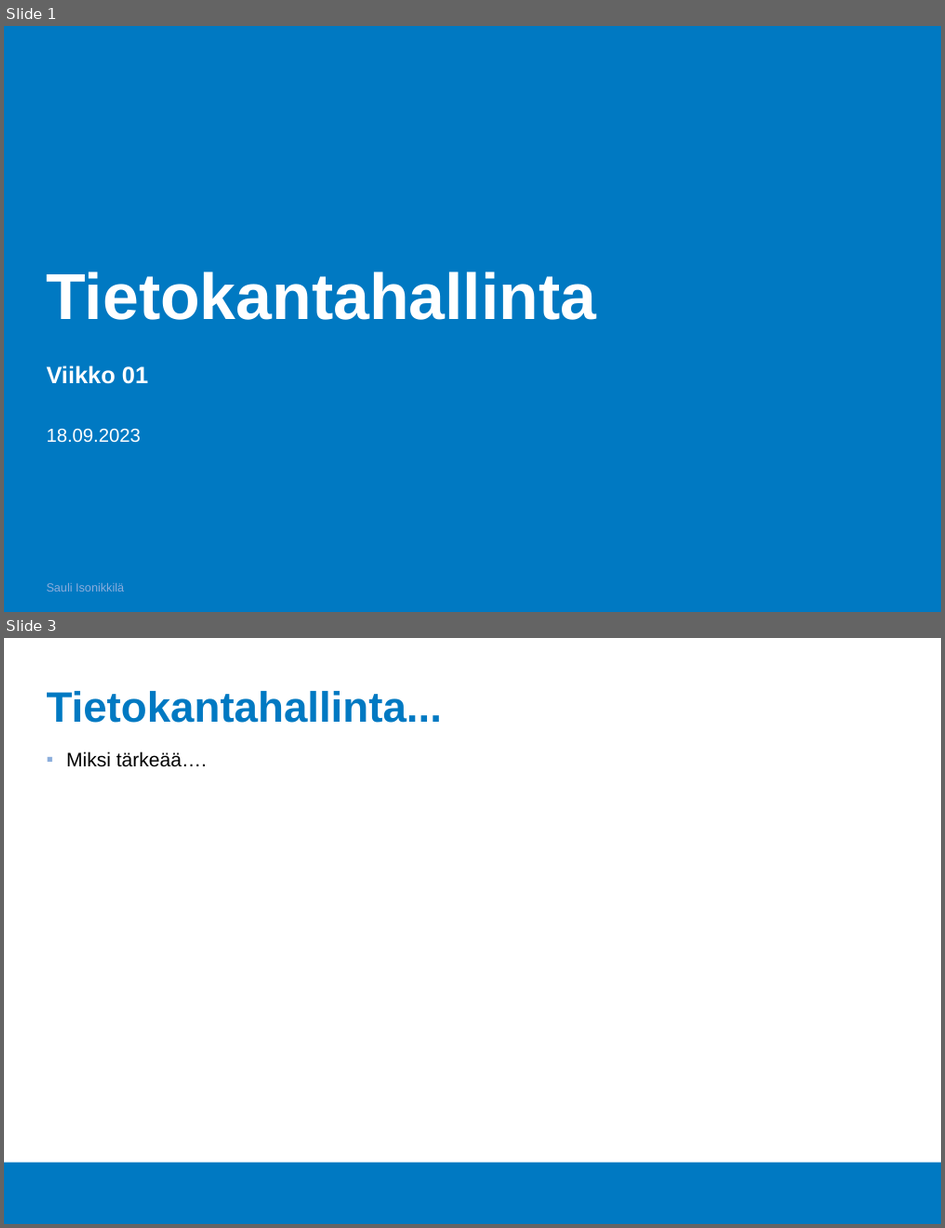
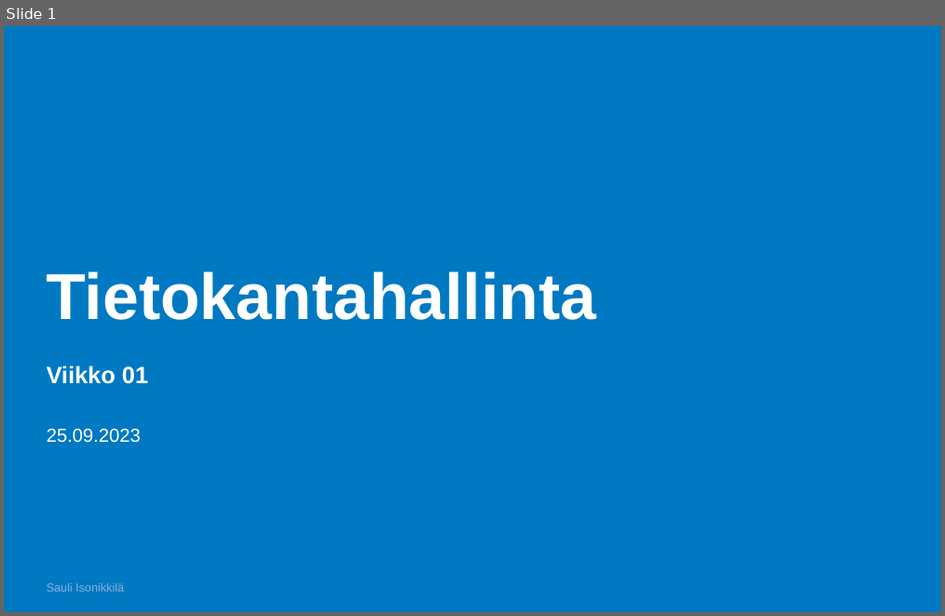
Before and after one commit to Tietokantahallinta/Tietokantahallinta.github.io, a slide deck: luennot/viikko01/Luentokalvot_01.odp. Shown one above the other, each under a label of ours: slides 1 and 3 before the commit, slide 1 after it; the slides between them are not shown. The pictures are 945x1228 and 945x616 pixels, drawn with LibreOffice and Linux fonts; fonts in the diff are those of the drawing; background and template pictures are left out. Boxes give left, top, right and bottom in pixels: in the first picture for what was removed or moved away, otherwise in the second. Text is boxed around its words. In the diff, an @@ line names an element or a change of style, - is before the commit and + after.

```diff
--- a/luennot/viikko01/Luentokalvot_01.odp
+++ b/luennot/viikko01/Luentokalvot_01.odp
@@ slide 3 removed at (4,638,941,1224), background #FFFFFF; not listed: 1 template element that a slide beside it also shows @@
@@ title removed at (47,691,442,723) @@
-Tietokantahallinta...
@@ text removed at (66,751,207,767) @@
-▪ Miksi tärkeää….
@@ slide 1 changed as well @@
@@ text at (47,429,141,443): text changed @@
-18.09.2023
+25.09.2023
```
Also in this commit, not shown: 1 other slide changed, 7 slides added, 1 other slide removed, 5 other files.
